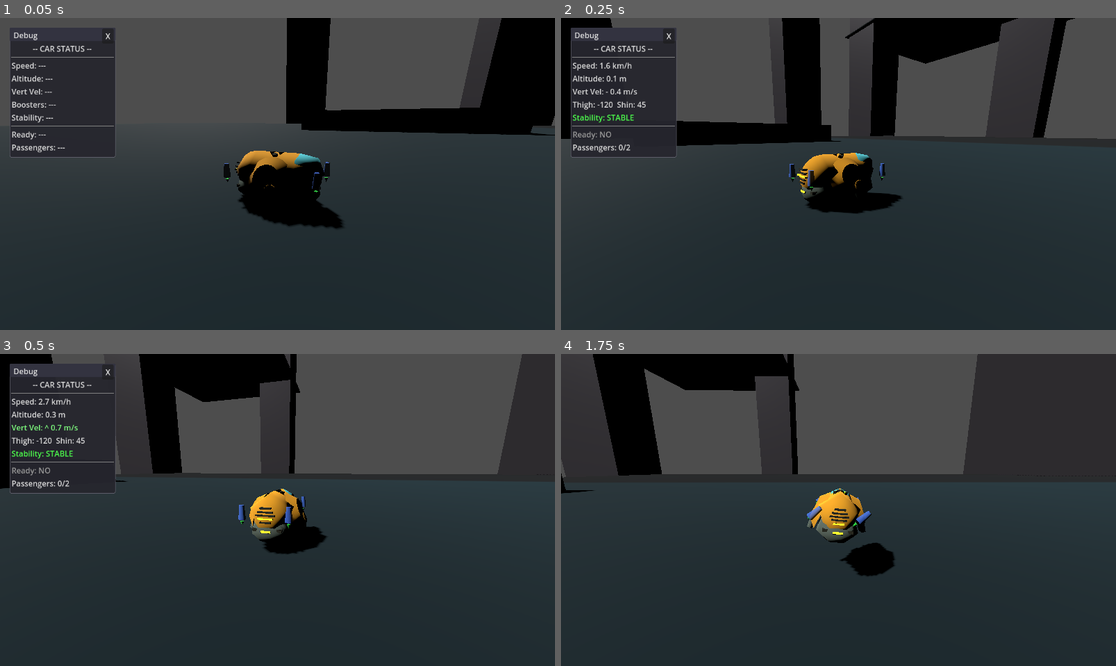
Above: before the commit, frames 1-4 (two rows, left to right).
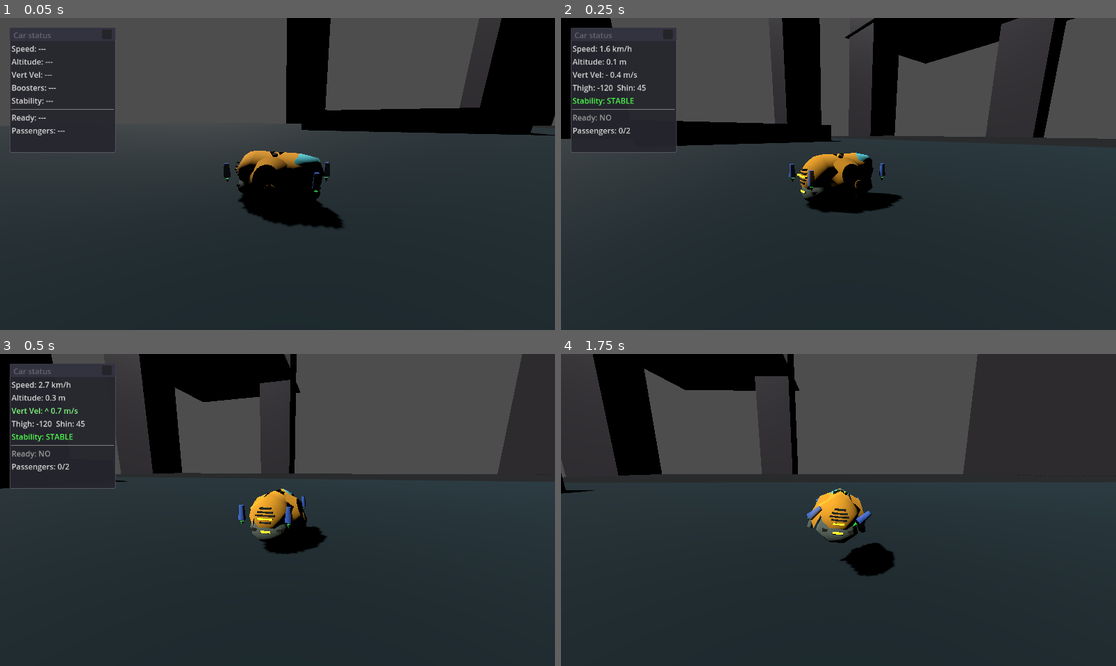
Above: after the commit, the same moments.

Repository: TaxiService/fcar
Game: Godot game, scene res://main.tscn
Two runs of this game, one before a commit and one after it. Both use one fixed random seed, a clock stepped at 60 frames per second and the inputs below. The engine's default icon, where the game draws it, is replaced by a stand-in: a white triangle on a blue panel in a dark square.
Inputs (mouse positions are in pixels of both pictures, inside the frame that each line leads up to; where the layout moved, square brackets give the same spot in the first picture):
- Up to frame 1 (0.05 s): no input
- Up to frame 2 (0.25 s): no input
- Up to frame 3 (0.5 s): no input
- Up to frame 4 (1.75 s): click (666, 369) [666, 372] at 0.5 s; move the mouse to (960, 494) at 1.27 s; hold D (strafe_right) from 1.28 s (still down); hold C (crouch) from 1.28 s (still down); click (960, 494) at 1.42 s; tap Space (jump) at 1.52 s

The runs differ from the first frame. In frame 1, 1.2% of the frame differs, in the area x 1-21%, y 4-45%; in frame 2, 1.7%; in frame 3, 1.7%; in frame 4, nothing differs.

Commit message:
debugwindow/closebutton tweaks

Diff:
--- a/ui/DebugWindow.gd
+++ b/ui/DebugWindow.gd
@@ -3,6 +3,8 @@
 
 # A simple debug info panel to demonstrate the windowing system
 # Shows car status, passenger info, etc.
+
+var window_title: String = "Car status"  # Title for the parent window
 
 var car_ref: Node = null  # Reference to FCar
 var update_timer: float = 0.0
@@ -28,16 +30,16 @@
 	vbox.add_theme_constant_override("separation", 4)
 	add_child(vbox)
 
-	# Title
+	# Title (disabled right now)
 	var title = Label.new()
 	title.text = "-- CAR STATUS --"
 	title.horizontal_alignment = HORIZONTAL_ALIGNMENT_CENTER
 	title.add_theme_color_override("font_color", Color(0.7, 0.9, 1.0))
-	vbox.add_child(title)
+	#vbox.add_child(title)
 
-	# Separator
+	# Separator (hidden for the moment)
 	var sep = HSeparator.new()
-	vbox.add_child(sep)
+	#vbox.add_child(sep)
 
 	# Speed
 	speed_label = Label.new()
--- a/ui/UIController.gd
+++ b/ui/UIController.gd
@@ -58,23 +58,25 @@
 	if not window_manager:
 		return null
 
-	# Check if already open
-	var existing = window_manager.get_window_by_title("Debug")
-	if existing:
-		window_manager.bring_window_to_front(existing)
-		return existing
-
+	# Create content first to get its preferred title
 	var content = DebugWindow.new()
 	if car_ref:
 		content.set_car(car_ref)
 
+	# Check if already open (using content's title)
+	var existing = window_manager.get_window_by_title(content.window_title)
+	if existing:
+		window_manager.bring_window_to_front(existing)
+		content.queue_free()  # Don't need this instance
+		return existing
+
 	var window = window_manager.create_window_with_content(
-		"Debug",
+		content.window_title,
 		content,
 		Vector2(20, 20),
-		Vector2(220, 270)
+		Vector2(220, 260)
 	)
-	window.min_size = Vector2(180, 260)
+	window.min_size = Vector2(180, 240)
 	return window
 
 
--- a/ui/UIWindow.gd
+++ b/ui/UIWindow.gd
@@ -78,9 +78,9 @@
 	if closable:
 		close_button = Button.new()
 		close_button.name = "CloseButton"
-		close_button.text = "X"
-		close_button.size = Vector2(24, 24)
-		close_button.position = Vector2(size.x - 28, 2)
+		close_button.text = ""
+		close_button.size = Vector2(20, 20)
+		close_button.position = Vector2(size.x, 4)
 		close_button.pressed.connect(_on_close_pressed)
 		title_bar.add_child(close_button)
 
@@ -109,7 +109,7 @@
 	title_bar.add_theme_stylebox_override("panel", title_style)
 
 	# Title text color
-	title_label.add_theme_color_override("font_color", Color(0.9, 0.9, 0.9, 1.0))
+	title_label.add_theme_color_override("font_color", Color(0.4, 0.4, 0.45, 1.0))
 
 	# Close button style
 	if close_button:
@@ -311,6 +311,10 @@
 		content_container.add_child(control)
 		control.set_anchors_and_offsets_preset(Control.PRESET_FULL_RECT)
 
+		# If the content specifies a window_title, use it
+		if "window_title" in control and control.window_title:
+			window_title = control.window_title
+
 
 func get_content_container() -> Control:
 	return content_container
